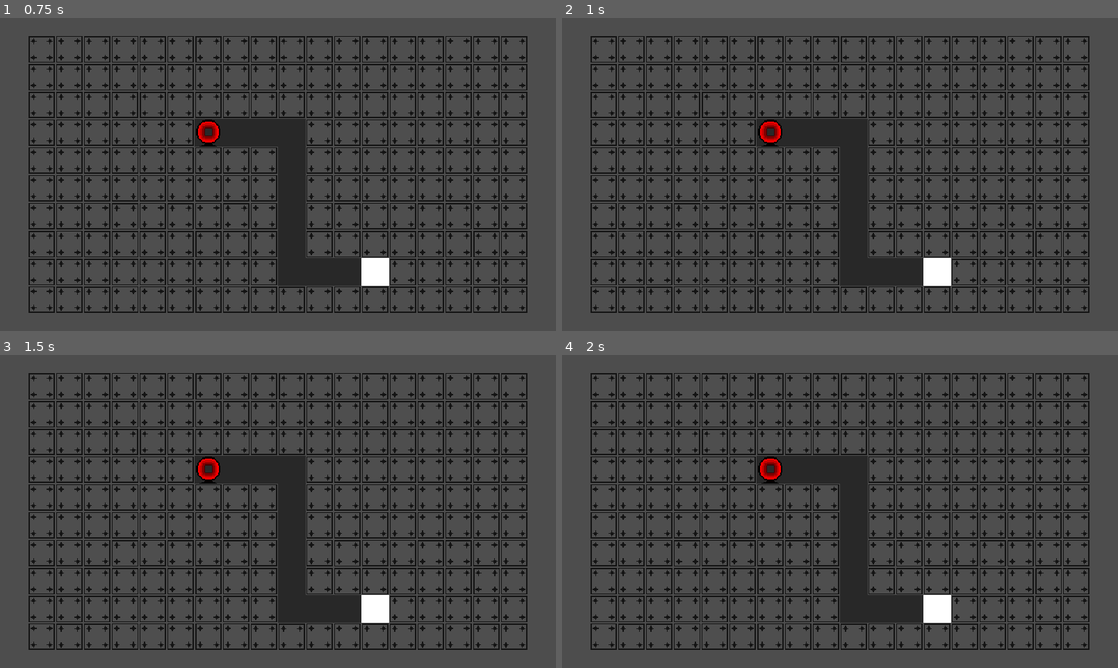
Above: before the commit, frames 1-4 (two rows, left to right).
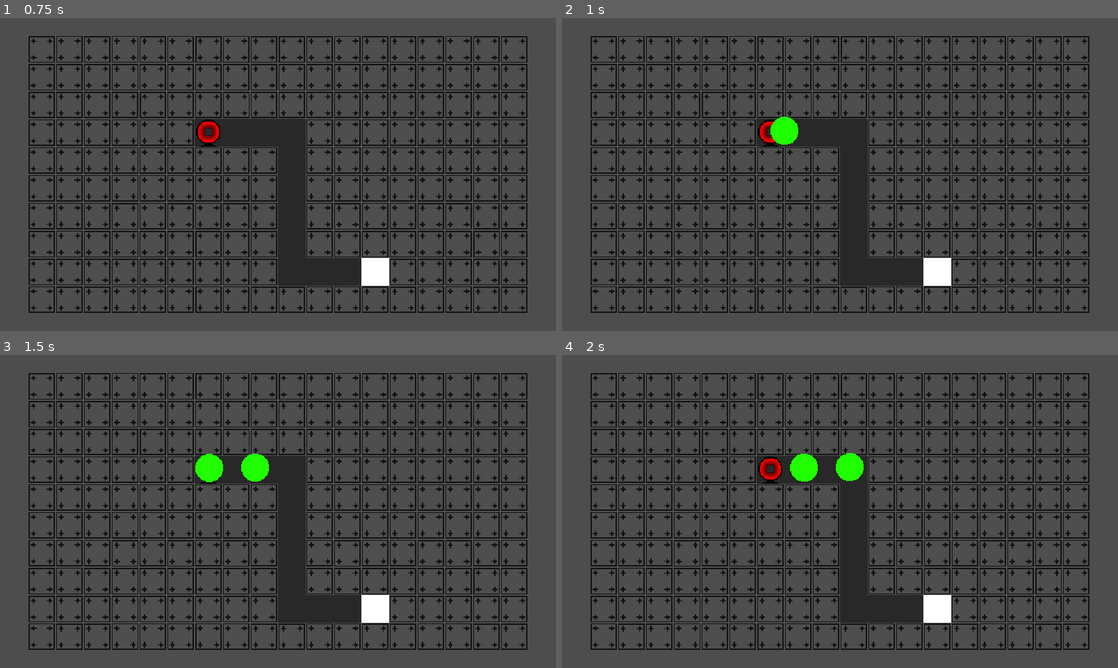
Above: after the commit, the same moments.

Repository: AdamBortt/2DTD
Game: Godot game, scene res://Scenes/scene_handler.tscn
Same seed, same stepped clock (60 frames per second), same inputs: the game is played once before the commit and once after it.
Inputs (mouse positions are in pixels of both pictures, inside the frame that each line leads up to):
- Up to frame 1 (0.75 s): click (278, 99) at 0.5 s
- Up to frame 2 (1 s): no input
- Up to frame 3 (1.5 s): no input
- Up to frame 4 (2 s): no input

Frame 1 is identical in both runs. In frame 2, 0.4% of the frame differs, in the area x 37-43%, y 31-41%; in frame 3, 0.7%, in the area x 35-49%, y 31-41%; in frame 4, 0.7%.

Commit message:
Added base code for spawning enemies on the level1

Diff:
--- a/Scenes/Enemies/normal_1.tscn
+++ b/Scenes/Enemies/normal_1.tscn
@@ -7,6 +7,7 @@
 radius = 16.0312
 
 [node name="Normal1" type="PathFollow2D"]
+loop = false
 script = ExtResource("1_8icv0")
 
 [node name="CharacterBody2D" type="CharacterBody2D" parent="."]
--- /dev/null
+++ b/Scenes/game_scene.gd
@@ -0,0 +1,33 @@
+extends Node2D
+
+var map_node
+
+var current_wave = 0
+var enemies_in_wave = 0
+
+# Called when the node enters the scene tree for the first time.
+func _ready():
+	map_node = get_node("Level1")
+	start_next_wave()
+
+
+# Called every frame. 'delta' is the elapsed time since the previous frame.
+func _process(delta):
+	pass
+
+func start_next_wave():
+	var wave_data = reterieve_wave_data()
+	await(get_tree().create_timer(0.2).timeout)
+	spawn_enemies(wave_data)
+
+func reterieve_wave_data():
+	var wave_data = [["Normal_1", 0.7], ["Normal_1", 0.1]]
+	current_wave += 1
+	enemies_in_wave = wave_data.size()
+	return wave_data
+
+func spawn_enemies(wave_data):
+	for i in wave_data:
+		var new_enemy = load("res://Scenes/Enemies/" + i[0] + ".tscn").instantiate()
+		map_node.get_node("Path2D").add_child(new_enemy, true)
+		await(get_tree().create_timer(i[1]).timeout)
--- a/Scenes/game_scene.tscn
+++ b/Scenes/game_scene.tscn
@@ -1,7 +1,9 @@
-[gd_scene load_steps=2 format=3 uid="uid://dut6ggmilhpsk"]
+[gd_scene load_steps=3 format=3 uid="uid://dut6ggmilhpsk"]
 
 [ext_resource type="PackedScene" uid="uid://cbjgxgvyqmjm4" path="res://Scenes/Levels/level_1.tscn" id="1_jbi5k"]
+[ext_resource type="Script" path="res://Scenes/game_scene.gd" id="1_tkd0n"]
 
 [node name="GameScene" type="Node2D"]
+script = ExtResource("1_tkd0n")
 
 [node name="Level1" parent="." instance=ExtResource("1_jbi5k")]
